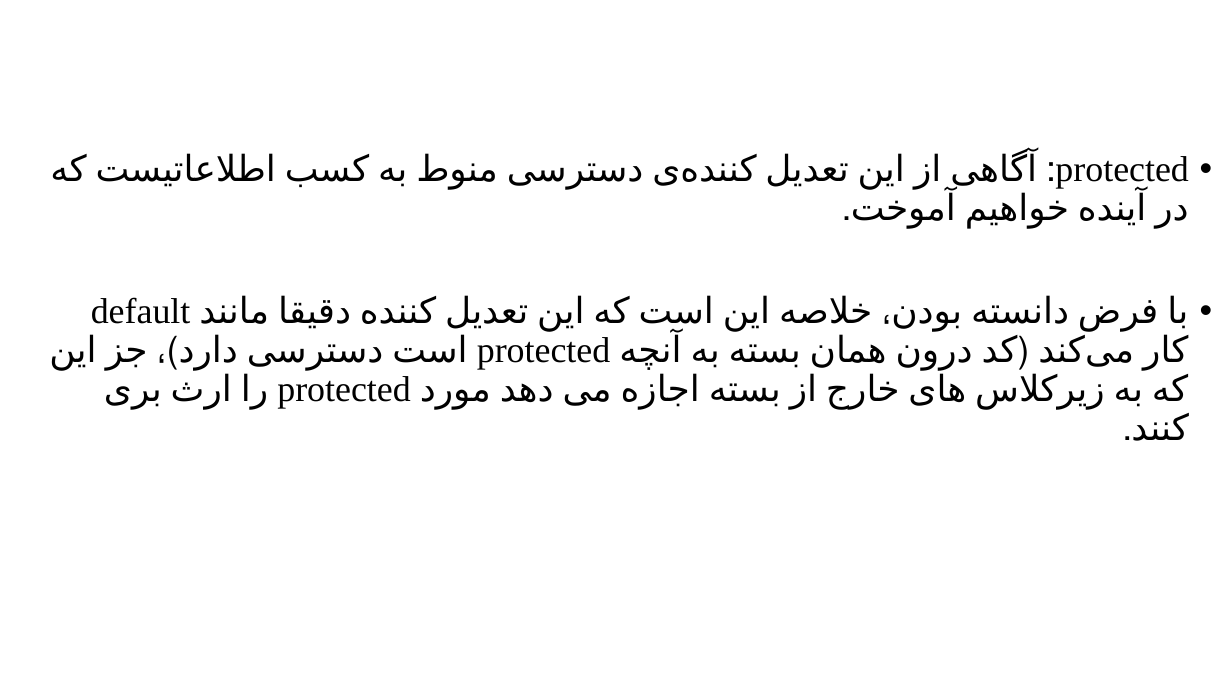
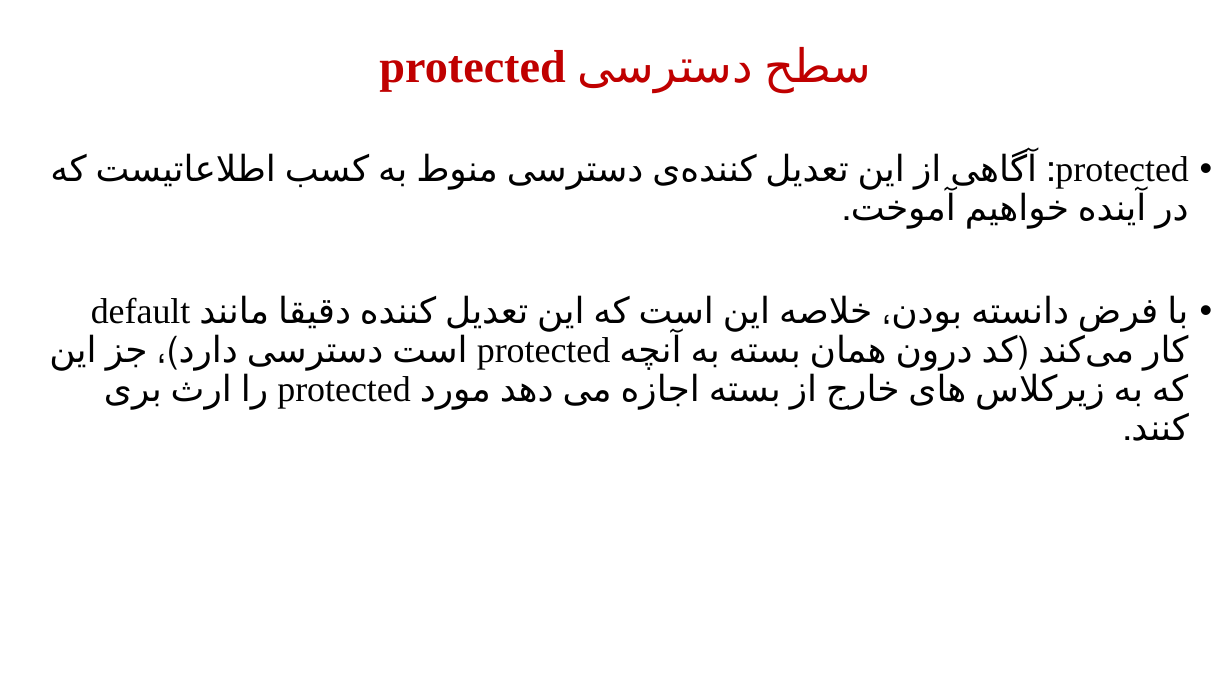
Before and after one commit to HamedFahimi/Teach, a slide deck: slide 60 of Chapter#3OfAdvancedProgrammingInJava-2.pptx. Drawn at 1232x693 pixels with LibreOffice and Linux fonts; fonts in the diff are those of the drawing. Boxes give left, top, right and bottom in pixels: in the first picture for what was removed or moved away, otherwise in the second. Text is boxed around its words. In the diff, an @@ line names an element or a change of style, - is before the commit and + after.

Commit message:
modified slide

```diff
--- a/Chapter#3OfAdvancedProgrammingInJava-2.pptx
+++ b/Chapter#3OfAdvancedProgrammingInJava-2.pptx
@@ text added at <box>477,47,871,369</box>, 36 pt, text #C00000 @@
+سطح دسترسی protected
```
Also in this commit, not shown: 6 other slides changed.
